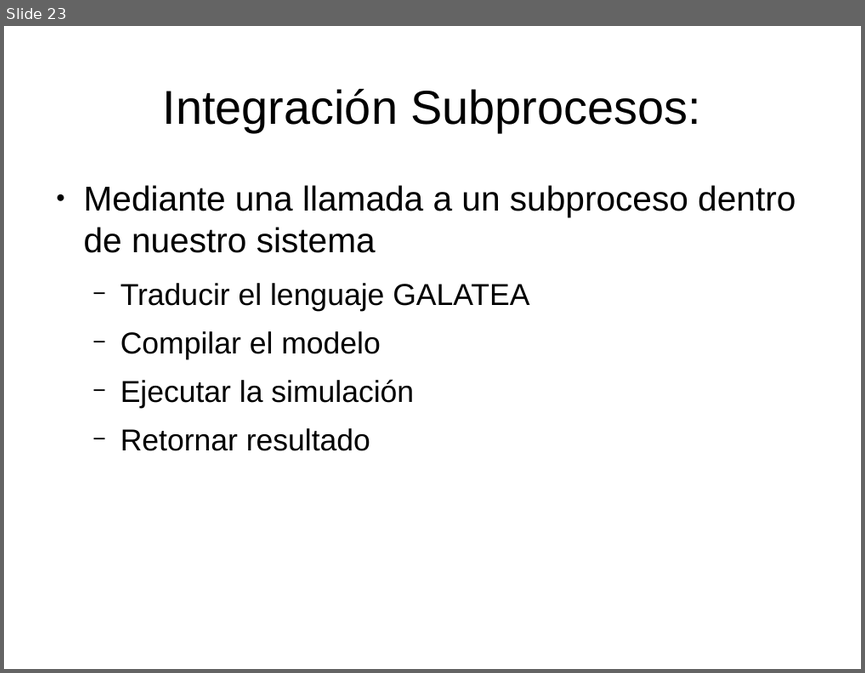
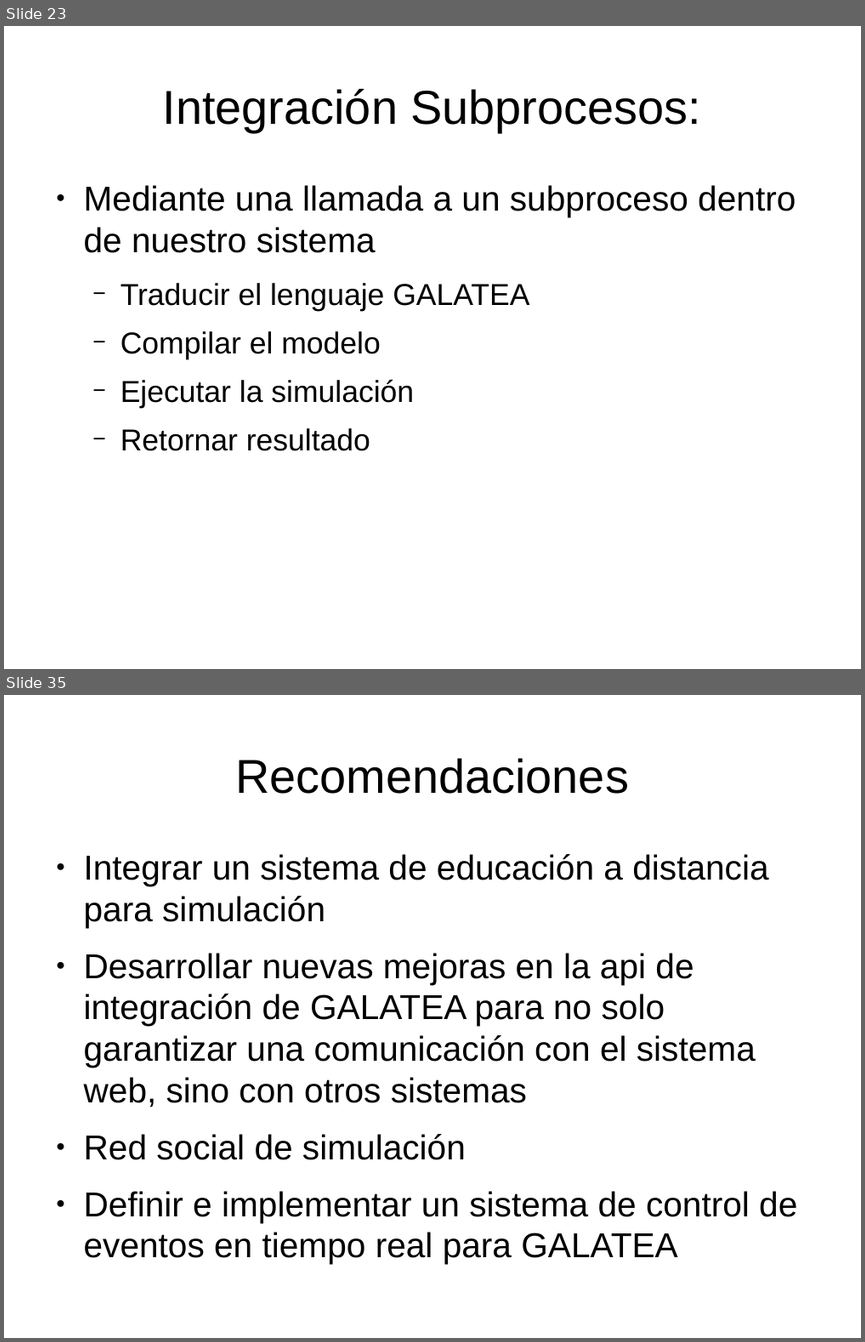
Before and after one commit to velasquezerik/tesis-doc, a slide deck: Presentacion/Presentacion Tesis.odp. Shown one above the other, each under a label of ours: slide 23 before the commit, slides 23 and 35 after it; the slides between them are not shown. The pictures are 865x673 and 865x1342 pixels, drawn with LibreOffice and Linux fonts; fonts in the diff are those of the drawing. Boxes give left, top, right and bottom in pixels: in the first picture for what was removed or moved away, otherwise in the second. Text is boxed around its words. In the diff, an @@ line names an element or a change of style, - is before the commit and + after.

Commit message:
mejoras en la presentacion

```diff
--- a/Presentacion/Presentacion Tesis.odp
+++ b/Presentacion/Presentacion Tesis.odp
@@ slide 35 added at box(4, 695, 861, 1338), background #FFFFFF @@
@@ title added at box(235, 758, 629, 794), 44 pt, text #000000 @@
+Recomendaciones
@@ text added at box(84, 854, 797, 1264), 32 pt, text #000000 @@
+● Integrar un sistema de educación a distancia para simulación
+● Desarrollar nuevas mejoras en la api de integración de GALATEA para no solo garantizar una comunicación con el sistema web, sino con otros sistemas
+● Red social de simulación
+● Definir e implementar un sistema de control de eventos en tiempo real para GALATEA
```
Also in this commit, not shown: 12 other slides added, 4 other files.
